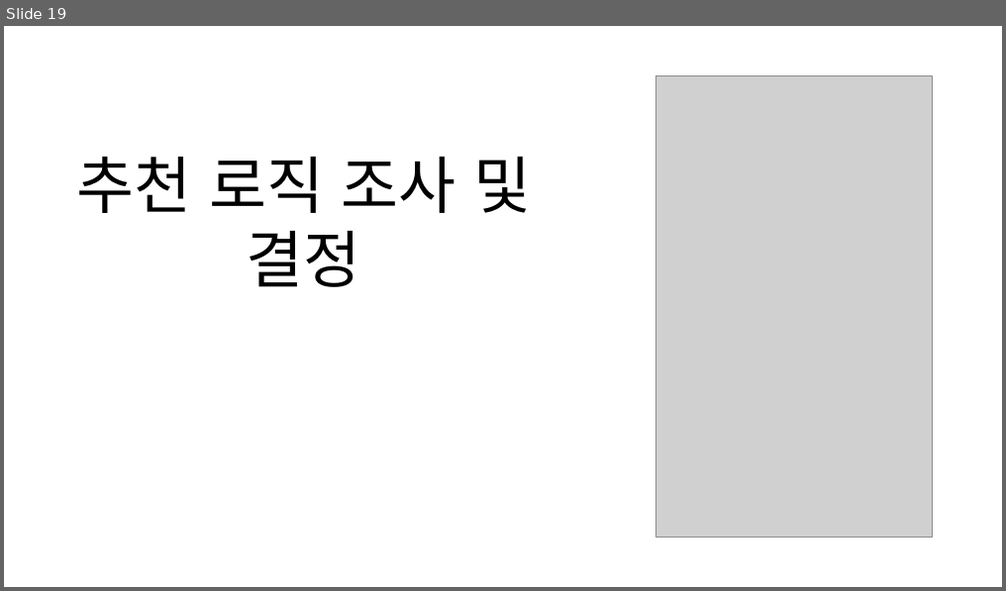
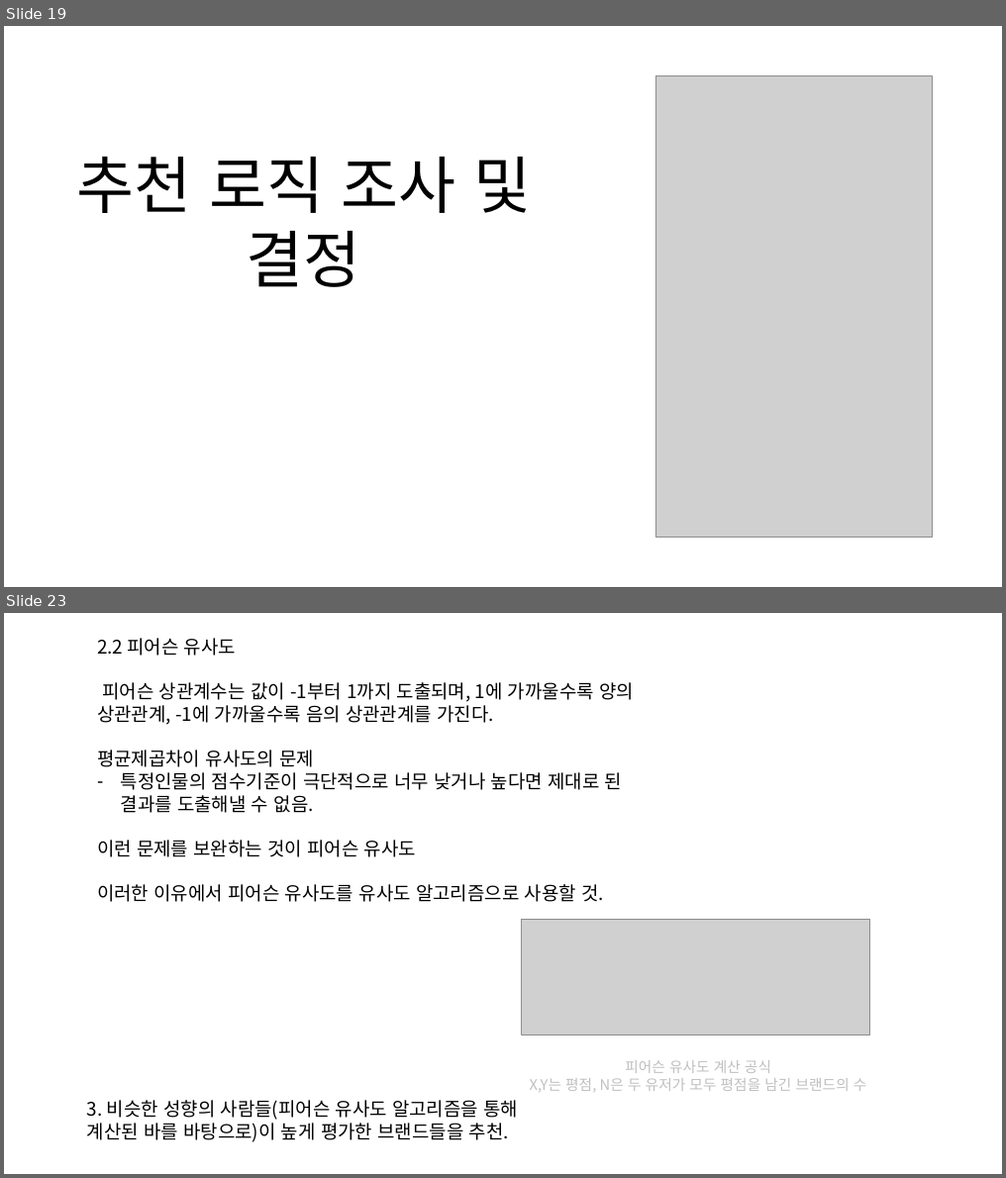
Before and after one commit to majung2/pumasi, a slide deck: 5조_SAD1.0.pptx. Shown one above the other, each under a label of ours: slide 19 before the commit, slides 19 and 23 after it; the slides between them are not shown. The pictures are 1006x591 and 1006x1178 pixels, drawn with LibreOffice and Linux fonts; fonts in the diff are those of the drawing; grey boxes stand for pictures. Boxes give left, top, right and bottom in pixels: in the first picture for what was removed or moved away, otherwise in the second. Text is boxed around its words. In the diff, an @@ line names an element or a change of style, - is before the commit and + after.

```diff
--- a/5조_SAD1.0.pptx
+++ b/5조_SAD1.0.pptx
@@ slide 23 added at [4, 613, 1002, 1174], background #FFFFFF @@
@@ text added at [97, 638, 634, 902], 18 pt, text #000000 @@
+2.2 피어슨 유사도
+피어슨 상관계수는 값이 -1부터 1까지 도출되며, 1에 가까울수록 양의 상관관계, -1에 가까울수록 음의 상관관계를 가진다.
+평균제곱차이 유사도의 문제
+– 특정인물의 점수기준이 극단적으로 너무 낮거나 높다면 제대로 된 결과를 도출해낼 수 없음.
+이런 문제를 보완하는 것이 피어슨 유사도
+이러한 이유에서 피어슨 유사도를 유사도 알고리즘으로 사용할 것.
@@ picture added at [522, 919, 870, 1035] @@
@@ text added at [530, 1060, 867, 1092], 14 pt, text #BFBFBF @@
+피어슨 유사도 계산 공식
+X,Y는 평점, N은 두 유저가 모두 평점을 남긴 브랜드의 수
@@ text added at [87, 1100, 518, 1143], 18 pt, text #000000 @@
+3. 비슷한 성향의 사람들(피어슨 유사도 알고리즘을 통해 계산된 바를 바탕으로)이 높게 평가한 브랜드들을 추천.
```
Also in this commit, not shown: 10 slides changed, 4 other slides added, 3 slides removed.
